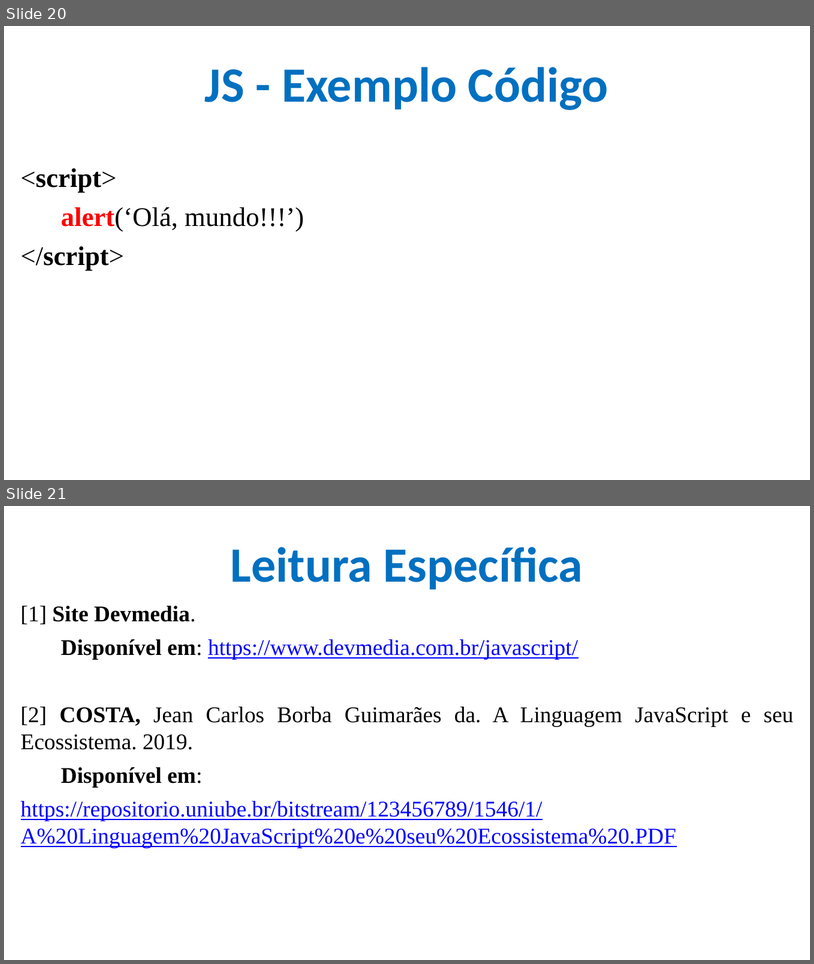
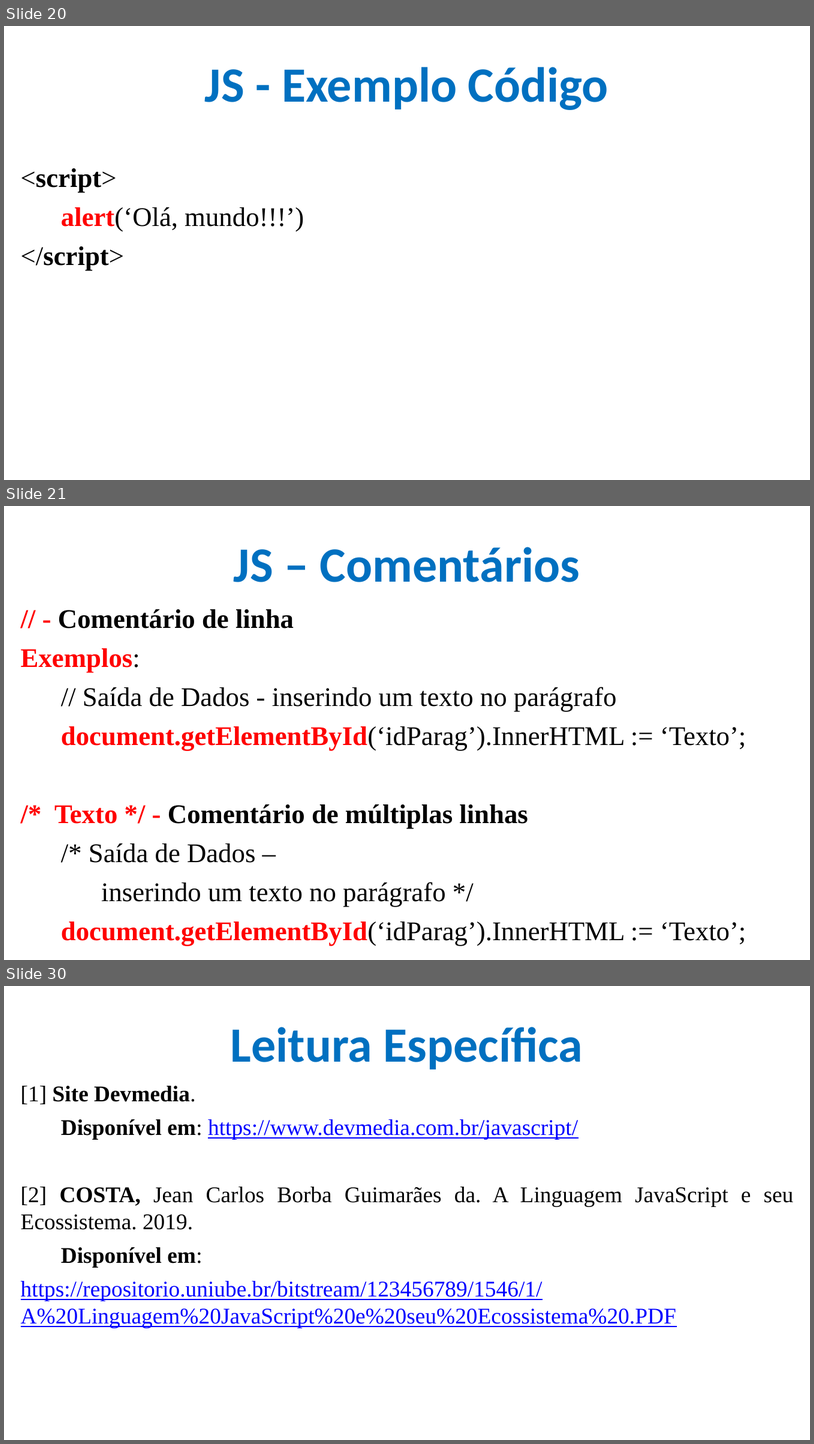
Before and after one commit to CloudEducationBrazil/WydenDesenvolvimentoWebPHP, a slide deck: 01 Classes/Aula 08 Desenvolvimento Web PHP - JS.pptx. Shown one above the other, each under a label of ours: slides 20 and 21 before the commit, slides 20, 21 and 30 after it; the slides between them are not shown. The pictures are 814x964 and 814x1444 pixels, drawn with LibreOffice and Linux fonts; fonts in the diff are those of the drawing; background and template pictures are left out. Boxes give left, top, right and bottom in pixels: in the first picture for what was removed or moved away, otherwise in the second. Text is boxed around its words. In the diff, an @@ line names an element or a change of style, - is before the commit and + after.

```diff
--- a/01 Classes/Aula 08 Desenvolvimento Web PHP - JS.pptx
+++ b/01 Classes/Aula 08 Desenvolvimento Web PHP - JS.pptx
@@ slide 21 added at bbox=[4, 506, 810, 960], background picture (left out) @@
@@ title added at bbox=[234, 547, 580, 582], 44 pt, text #0070C0, bold @@
+JS – Comentários
@@ text added at bbox=[21, 609, 747, 946], 24 pt, text #000000 @@
+// - Comentário de linha
+Exemplos:
+// Saída de Dados - inserindo um texto no parágrafo
+document.getElementById(‘idParag’).InnerHTML := ‘Texto’;
+/* Texto */ - Comentário de múltiplas linhas
+/* Saída de Dados –
+inserindo um texto no parágrafo */
+document.getElementById(‘idParag’).InnerHTML := ‘Texto’;
@@ what was slide 21 is now slide 30 @@
```
Also in this commit, not shown: 2 slides changed, 8 other slides added, 2 other files.
